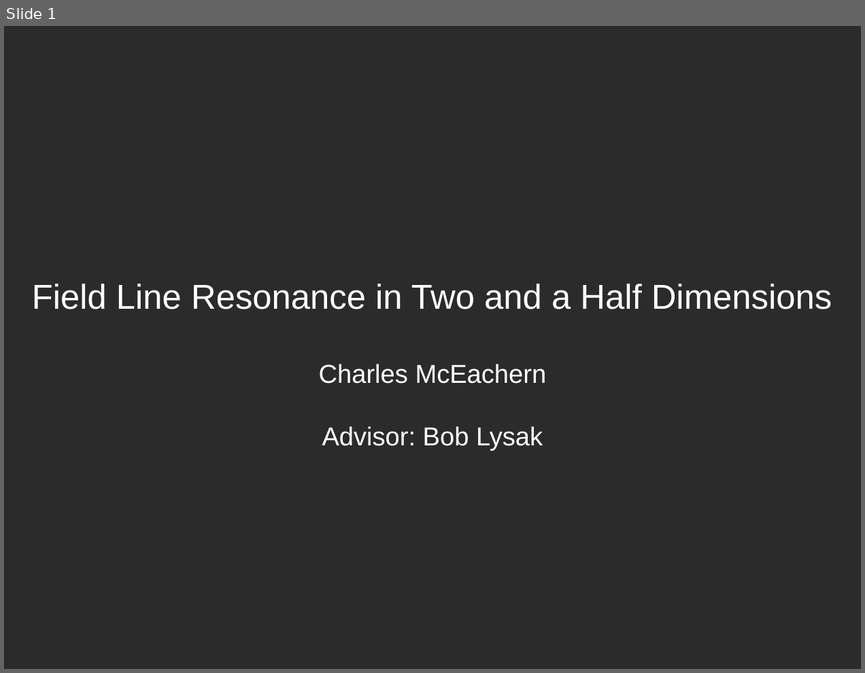
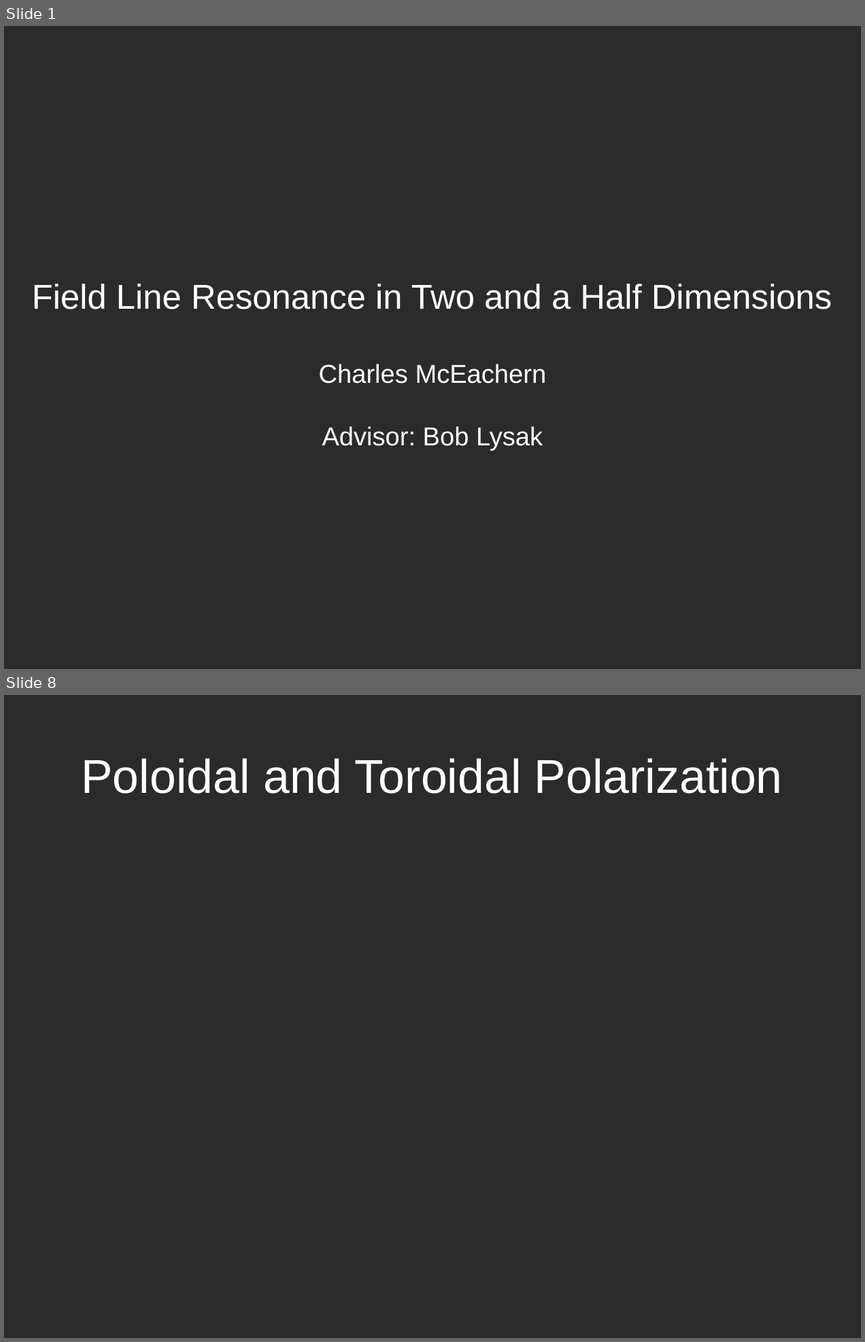
Before and after one commit to charles-uno/dissertation, a slide deck: talk/space_seminar_20160419.odp. Shown one above the other, each under a label of ours: slide 1 before the commit, slides 1 and 8 after it; the slides between them are not shown. The pictures are 865x673 and 865x1342 pixels, drawn with LibreOffice and Linux fonts; fonts in the diff are those of the drawing; background and template pictures are left out; a plain dark background stands for a picture behind light text. Boxes give left, top, right and bottom in pixels: in the first picture for what was removed or moved away, otherwise in the second. Text is boxed around its words. In the diff, an @@ line names an element or a change of style, - is before the commit and + after.

```diff
--- a/talk/space_seminar_20160419.odp
+++ b/talk/space_seminar_20160419.odp
@@ slide 8 added at (4, 695, 861, 1338), background picture (left out) @@
@@ title added at (81, 758, 783, 794), 44 pt, text #FFFFFF @@
+Poloidal and Toroidal Polarization
```
Also in this commit, not shown: 35 other slides added, 1 slide removed.
